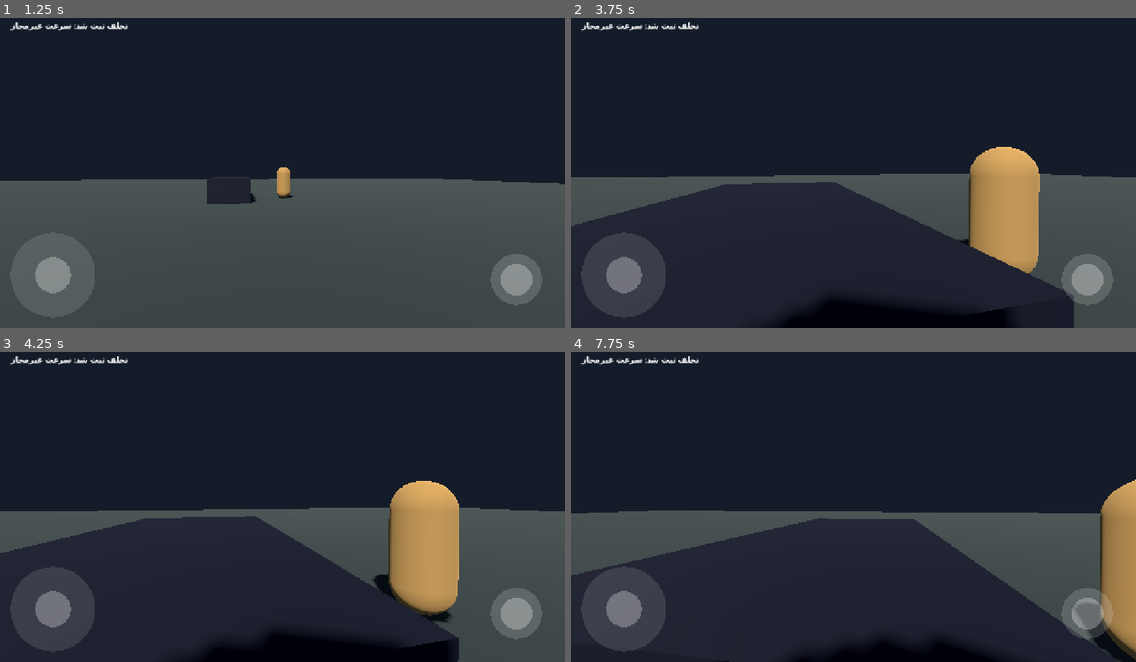
Above: before the commit, frames 1-4 (two rows, left to right).
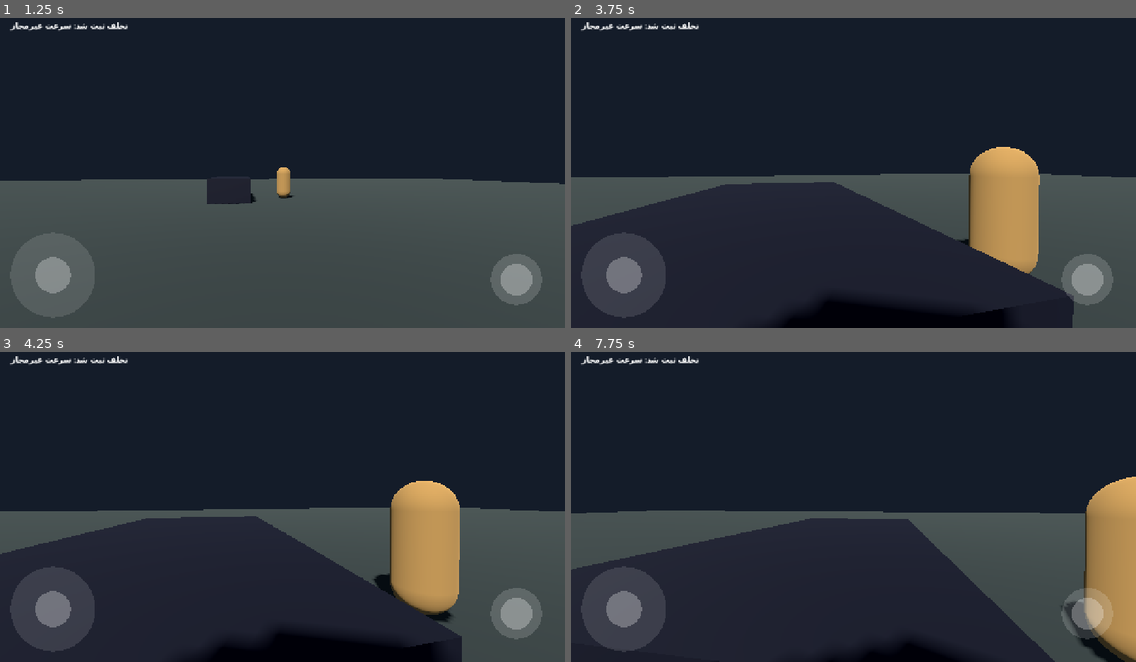
Above: after the commit, the same moments.

Repository: thedeverfankhajo-bot/PoliceSimulator3D
Game: Godot game, scene res://scenes/main/main.tscn
Two runs of this game, one before a commit and one after it. Both use one fixed random seed, a clock stepped at 60 frames per second and the inputs below.
Inputs (mouse positions are in pixels of both pictures, inside the frame that each line leads up to):
- Up to frame 1 (1.25 s): tap Enter at 0.5 s; move the mouse to (310, 166) at 0.52 s; hold W (move_forward) from 0.53 s (still down); tap E (interact) at 0.6 s
- Up to frame 2 (3.75 s): keep holding W (move_forward); move the mouse to (825, 169) at 1.27 s; tap E (interact) every 0.75 s from 1.35 to 3.6 s; move the mouse to (864, 163) at 2.02 s; move the mouse to (847, 173) at 2.77 s; move the mouse to (893, 173) at 3.52 s
- Up to frame 3 (4.25 s): keep holding W (move_forward)
- Up to frame 4 (7.75 s): move the mouse to (808, 500) at 4.27 s; tap E (interact) every 0.75 s from 4.35 to 7.35 s; move the mouse to (859, 503) at 5.02 s; move the mouse to (830, 497) at 5.77 s; release W (move_forward) at 5.78 s; hold D (move_right) 5.78-6.53 s; move the mouse to (881, 500) at 6.52 s; hold W (move_forward) from 6.53 s (still down); move the mouse to (825, 503) at 7.27 s

Frame 1 is identical in both runs. In frame 2, less than 0.1% of the frame differs, in the area x 0-89%, y 41-100%; in frame 3, 0.5%; in frame 4, 6.1%, in the area x 0-100%, y 40-100%.

Commit message:
feat(input): support touch camera look on mobile

Diff:
--- a/scripts/player/player_controller.gd
+++ b/scripts/player/player_controller.gd
@@ -9,6 +9,7 @@
 @export var acceleration: float = 20.0
 @export var gravity: float = 18.0
 @export var mouse_sensitivity: float = 0.0025
+@export var touch_look_sensitivity: float = 0.004
 
 @onready var camera_pivot: Node3D = $CameraPivot
 @onready var camera: Camera3D = $CameraPivot/Camera3D
@@ -21,6 +22,7 @@
 var _saved_collision_layer := 1
 var _saved_collision_mask := 1
 var _saved_camera_pivot_position := Vector3.ZERO
+var _look_touch_id := -1
 
 func _ready() -> void:
 	Input.mouse_mode = Input.MOUSE_MODE_CAPTURED
@@ -30,11 +32,23 @@
 
 func _unhandled_input(event: InputEvent) -> void:
 	if event is InputEventMouseMotion and Input.mouse_mode == Input.MOUSE_MODE_CAPTURED:
-		rotate_y(-event.relative.x * mouse_sensitivity)
-		_pitch = clamp(_pitch - event.relative.y * mouse_sensitivity, deg_to_rad(-75.0), deg_to_rad(75.0))
-		camera_pivot.rotation.x = _pitch
+		_apply_look(event.relative * mouse_sensitivity)
+	elif event is InputEventScreenTouch:
+		if event.canceled and event.index == _look_touch_id:
+			_look_touch_id = -1
+		elif event.pressed and _look_touch_id == -1 and event.position.x > get_viewport().get_visible_rect().size.x * 0.48:
+			_look_touch_id = event.index
+		elif not event.pressed and event.index == _look_touch_id:
+			_look_touch_id = -1
+	elif event is InputEventScreenDrag and event.index == _look_touch_id:
+		_apply_look(event.relative * touch_look_sensitivity)
 	elif event is InputEventKey and event.pressed and not event.echo and event.keycode == KEY_ESCAPE:
 		Input.mouse_mode = Input.MOUSE_MODE_VISIBLE
+
+func _apply_look(relative: Vector2) -> void:
+	rotate_y(-relative.x)
+	_pitch = clamp(_pitch - relative.y, deg_to_rad(-75.0), deg_to_rad(75.0))
+	camera_pivot.rotation.x = _pitch
 
 func _physics_process(delta: float) -> void:
 	if _active_vehicle != null:
@@ -42,7 +56,7 @@
 			exit_vehicle()
 		return
 
-	if Input.mouse_mode != Input.MOUSE_MODE_CAPTURED:
+	if Input.mouse_mode != Input.MOUSE_MODE_CAPTURED and not (OS.has_feature("mobile") or DisplayServer.is_touchscreen_available()):
 		if Input.is_action_just_pressed("interact"):
 			Input.mouse_mode = Input.MOUSE_MODE_CAPTURED
 		return
